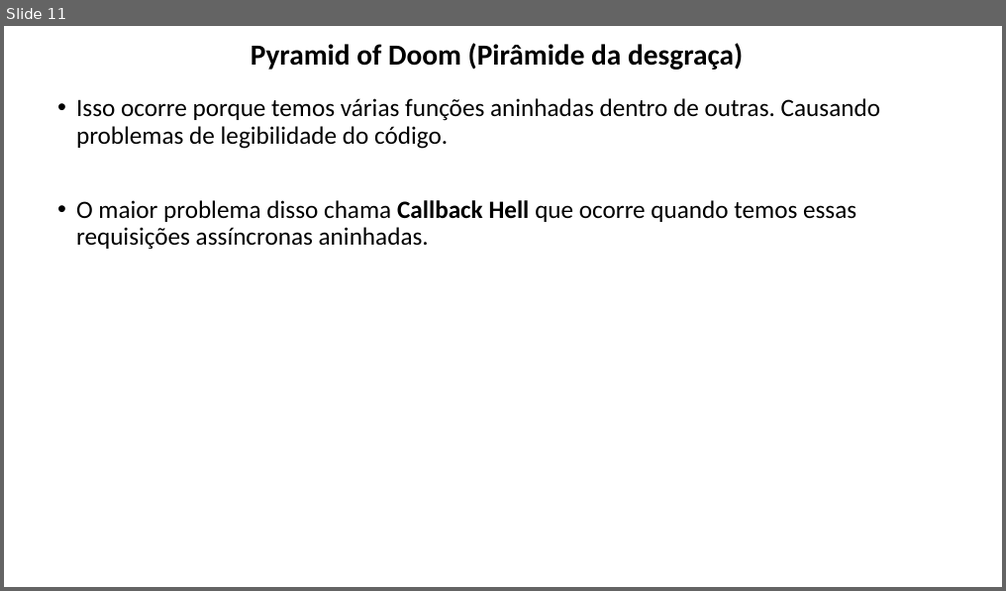
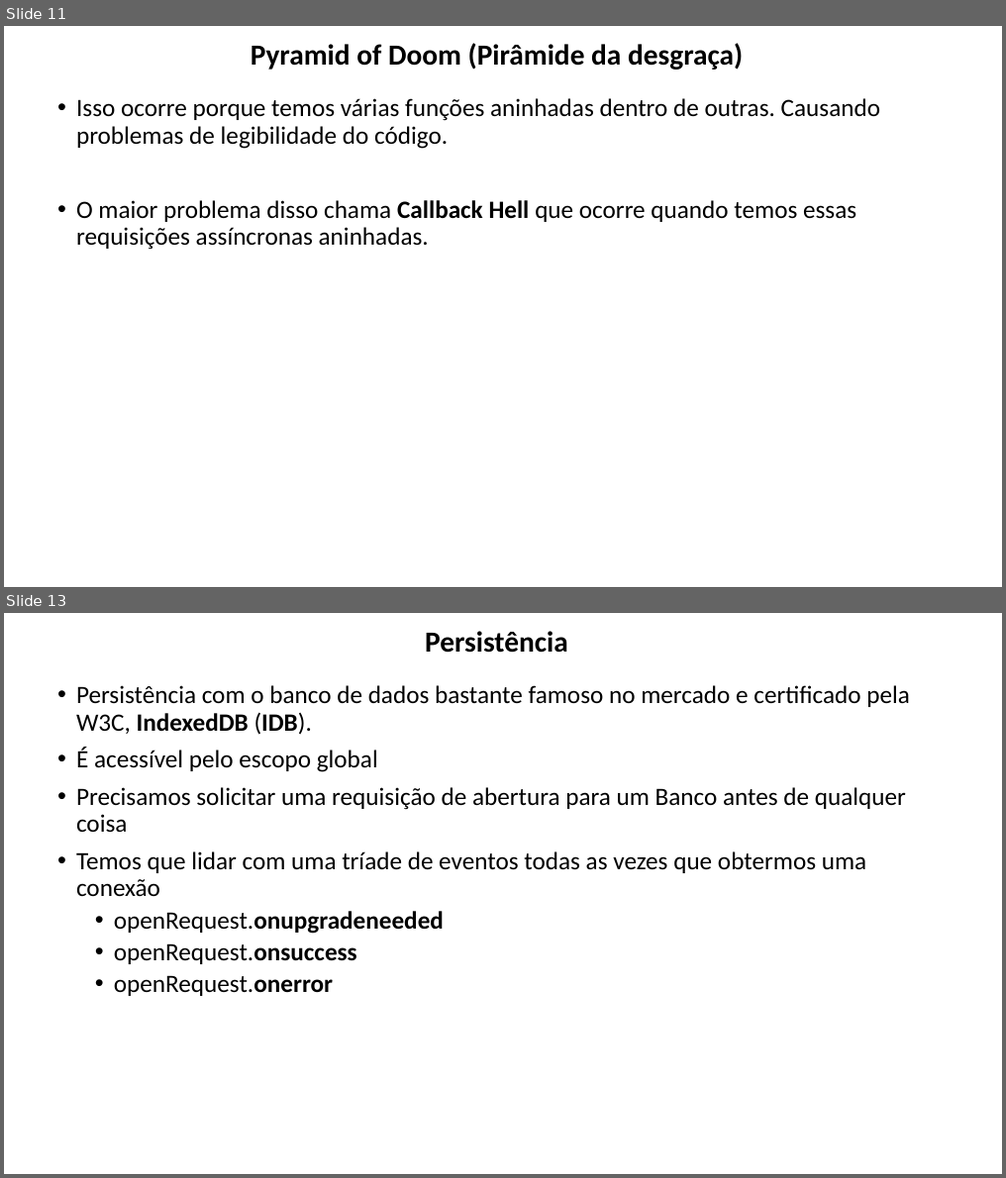
Before and after one commit to lacsousa/js-es6-oo-pp-avanc1, a slide deck: docs/JS Avançado 1-2-3-resumo.pptx. Shown one above the other, each under a label of ours: slide 11 before the commit, slides 11 and 13 after it; the slides between them are not shown. The pictures are 1006x591 and 1006x1178 pixels, drawn with LibreOffice and Linux fonts; fonts in the diff are those of the drawing. Boxes give left, top, right and bottom in pixels: in the first picture for what was removed or moved away, otherwise in the second. Text is boxed around its words. In the diff, an @@ line names an element or a change of style, - is before the commit and + after.

Commit message:
Iniciando a Persistência; Estudos com o IndexedDB e Criando as conexões

```diff
--- a/docs/JS Avançado 1-2-3-resumo.pptx
+++ b/docs/JS Avançado 1-2-3-resumo.pptx
@@ slide 13 added at (4,613,1002,1174), background #FFFFFF @@
@@ title added at (425,631,568,653), 28 pt, text #000000, bold @@
+Persistência
@@ text added at (76,685,910,996), 24 pt, text #000000 @@
+• Persistência com o banco de dados bastante famoso no mercado e certificado pela W3C, IndexedDB (IDB).
+• É acessível pelo escopo global
+• Precisamos solicitar uma requisição de abertura para um Banco antes de qualquer coisa
+• Temos que lidar com uma tríade de eventos todas as vezes que obtermos uma conexão
+  • openRequest.onupgradeneeded
+  • openRequest.onsuccess
+  • openRequest.onerror
```
Also in this commit, not shown: 1 slide changed, 4 other slides added, 3 other files.
